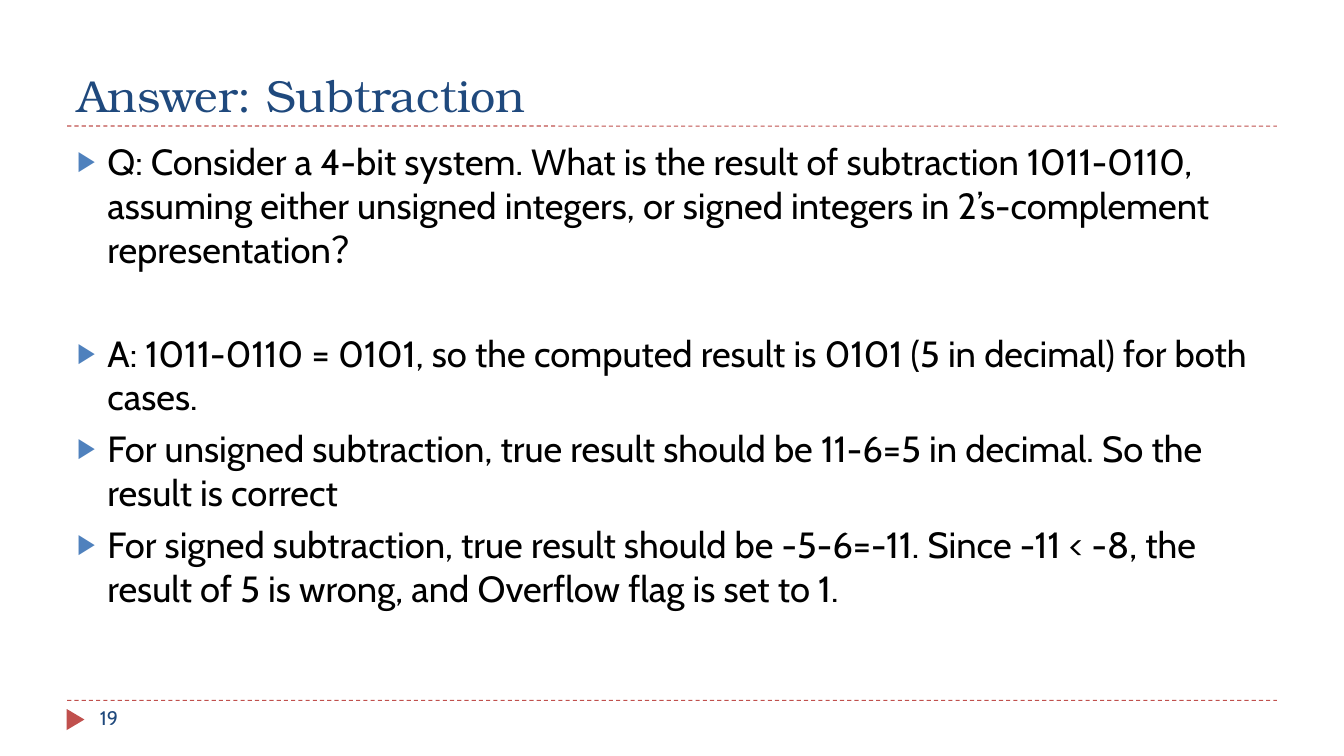
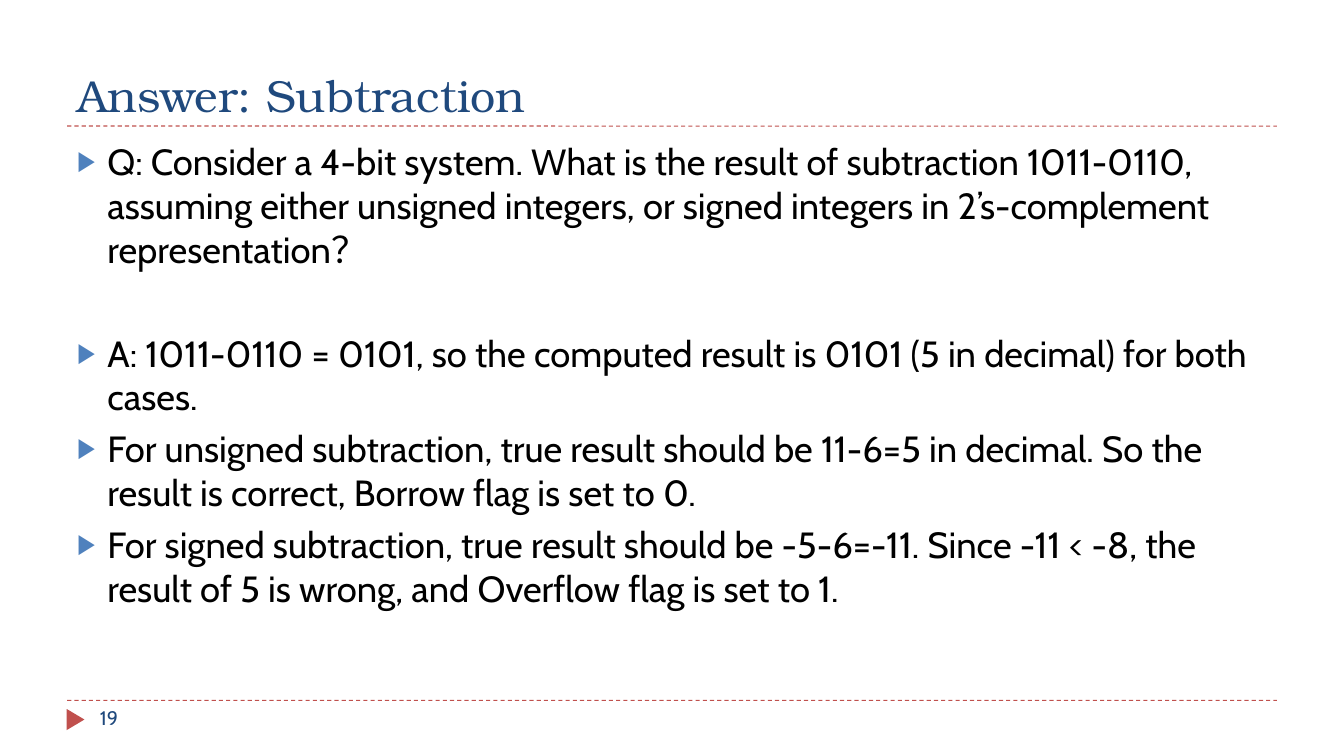
Before and after one commit to guhofstra/CSC111Fa26, a slide deck: slide 19 of PPTs/Ch2_Data_Representation_Exercises ANS.pptx. Drawn at 1344x756 pixels with LibreOffice and Linux fonts; fonts in the diff are those of the drawing. Boxes give left, top, right and bottom in pixels: in the first picture for what was removed or moved away, otherwise in the second. Text is boxed around its words. In the diff, an @@ line names an element or a change of style, - is before the commit and + after.

```diff
--- a/PPTs/Ch2_Data_Representation_Exercises ANS.pptx
+++ b/PPTs/Ch2_Data_Representation_Exercises ANS.pptx
@@ text at <box>107,434,1203,514</box>: text changed @@
-▶ For unsigned subtraction, true result should be 11-6=5 in decimal. So the result is correct
+▶ For unsigned subtraction, true result should be 11-6=5 in decimal. So the result is correct, Borrow flag is set to 0.
```
Also in this commit, not shown: 8 other slides changed, 2 other files.
